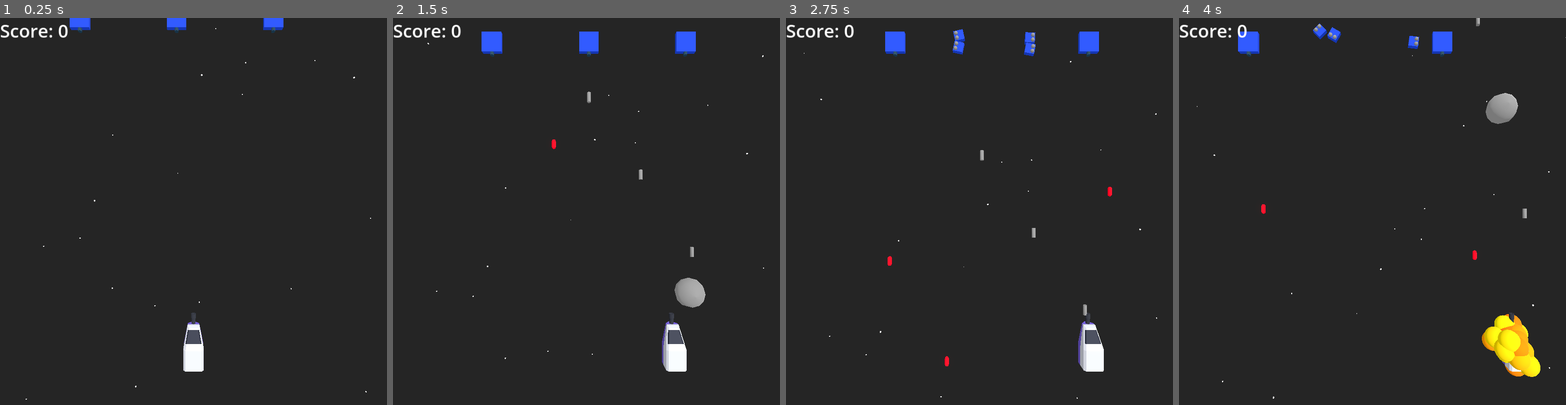
Above: before the commit, frames 1-4 (left to right).
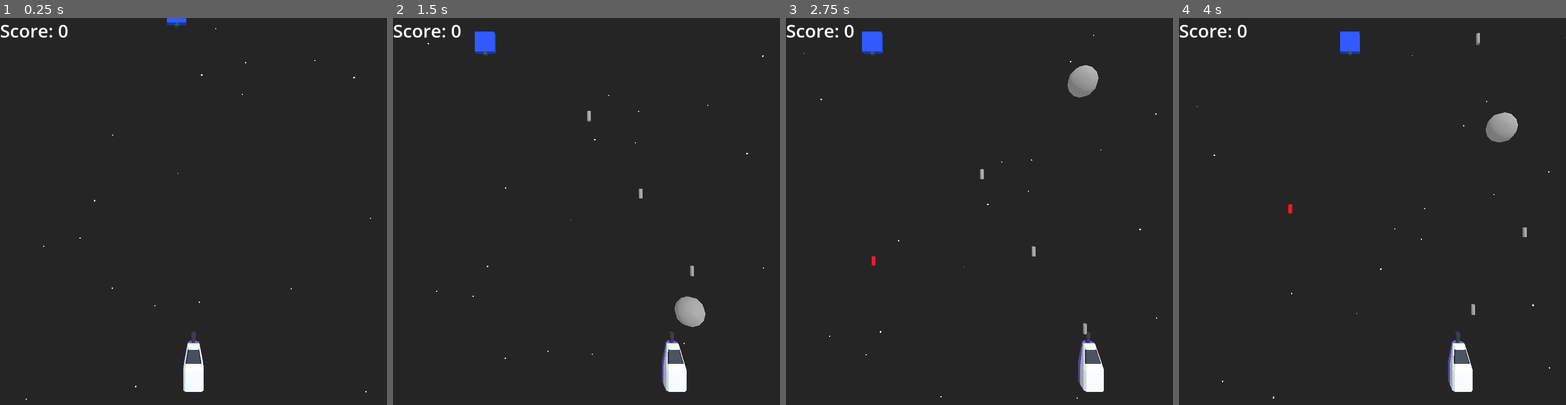
Above: after the commit, the same moments.

Repository: doctor-g/LD56
Game: Godot game, scene res://world/world.tscn
The game is run twice, just before and just after one commit, with the same random seed, the same clock (stepped at 60 frames per second) and the same inputs.
Inputs (mouse positions are in pixels of both pictures, inside the frame that each line leads up to):
- Up to frame 1 (0.25 s): no input
- Up to frame 2 (1.5 s): move the mouse to (671, 192) at 0.52 s; hold D (move_right) 0.53-1.28 s; hold Space (fire) 0.53-1.28 s; move the mouse to (509, 230) at 1.27 s; hold A (move_left) from 1.28 s (still down); tap X (launch_bubble) at 1.35 s
- Up to frame 3 (2.75 s): move the mouse to (1018, 126) at 2.02 s; release A (move_left) at 2.03 s; hold D (move_right) from 2.03 s (still down); hold Space (fire) from 2.03 s (still down)
- Up to frame 4 (4 s): move the mouse to (1353, 288) at 2.77 s; release Space (fire) at 2.78 s; tap X (launch_bubble) at 2.85 s; move the mouse to (1488, 269) at 3.52 s; release D (move_right) at 3.53 s; hold A (move_left) from 3.53 s (still down); hold Space (fire) from 3.53 s (still down)

The runs differ from the first frame. In frame 1, 1.2% of the frame differs, in the area x 18-74%, y 0-97%; in frame 2, 2.6%; in frame 3, 2.8%; in frame 4, 4.5%, in the area x 15-94%, y 0-97%.

Commit message:
Generate waves forever

Diff:
--- a/project/enemies/wave.gd
+++ b/project/enemies/wave.gd
@@ -3,7 +3,7 @@
 const DESCEND_DISTANCE := 2.0
 
 var size := 1
-var space_between := 5
+var space_between := 3
 var time_between_descents := 3.0
 var speed := 3.5
 
--- /dev/null
+++ b/project/world/wave_generator.gd
@@ -0,0 +1,25 @@
+extends Marker3D
+
+var first_wave_size := 1
+var max_wave_size := 5
+
+var _waves_spawned := 0
+
+func _ready() -> void:
+	_spawn_mob()
+
+
+func _spawn_mob() -> void:
+	var wave := preload("res://enemies/wave.tscn").instantiate()
+	# "_waves_spawned / 2" gives a sequence 1 1 2 2 3 3 4 4 5 5. Pretty good.
+	@warning_ignore("integer_division")
+	wave.size = mini(_waves_spawned / 2 + 1, max_wave_size)
+	add_child(wave)
+	wave.global_position = global_position
+	wave.descend()
+
+	_waves_spawned += 1
+
+
+func _on_mob_spawn_timer_timeout() -> void:
+	_spawn_mob()
--- a/project/world/world.gd
+++ b/project/world/world.gd
@@ -12,12 +12,6 @@
 		$GameOverContainer.visible = true
 	)
 
-	var mob := preload("res://enemies/wave.tscn").instantiate()
-	mob.size = 3
-	add_child(mob)
-	mob.global_position = $MobSpawnPoint.global_position
-	mob.descend()
-
 
 func _on_child_entered_tree(node: Node) -> void:
 	if node.has_signal("captured"):
--- a/project/world/world.tscn
+++ b/project/world/world.tscn
@@ -1,7 +1,8 @@
-[gd_scene load_steps=9 format=3 uid="uid://iecyipog4mxn"]
+[gd_scene load_steps=10 format=3 uid="uid://iecyipog4mxn"]
 
 [ext_resource type="PackedScene" uid="uid://bfr1e5p414f76" path="res://player_ship/player_ship.tscn" id="1_47gyb"]
 [ext_resource type="Script" path="res://world/world.gd" id="1_yhb16"]
+[ext_resource type="Script" path="res://world/wave_generator.gd" id="3_ihlo5"]
 
 [sub_resource type="Environment" id="Environment_r7wpj"]
 background_mode = 1
@@ -97,8 +98,14 @@
 size_flags_horizontal = 4
 text = "Play Again"
 
-[node name="MobSpawnPoint" type="Marker3D" parent="."]
+[node name="WaveGenerator" type="Marker3D" parent="."]
 transform = Transform3D(1, 0, 0, 0, 1, 0, 0, 0, 1, 0, 0, -19)
+script = ExtResource("3_ihlo5")
+
+[node name="WaveSpawnTimer" type="Timer" parent="WaveGenerator"]
+wait_time = 6.0
+autostart = true
 
 [connection signal="child_entered_tree" from="." to="." method="_on_child_entered_tree"]
 [connection signal="pressed" from="GameOverContainer/PlayAgainButton" to="." method="_on_play_again_button_pressed"]
+[connection signal="timeout" from="WaveGenerator/WaveSpawnTimer" to="WaveGenerator" method="_on_mob_spawn_timer_timeout"]
